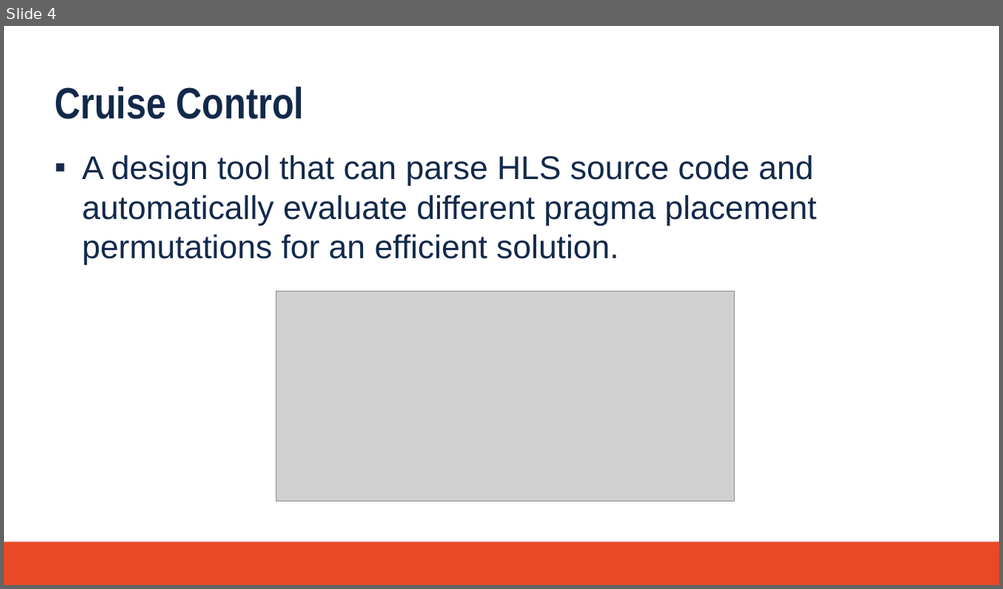
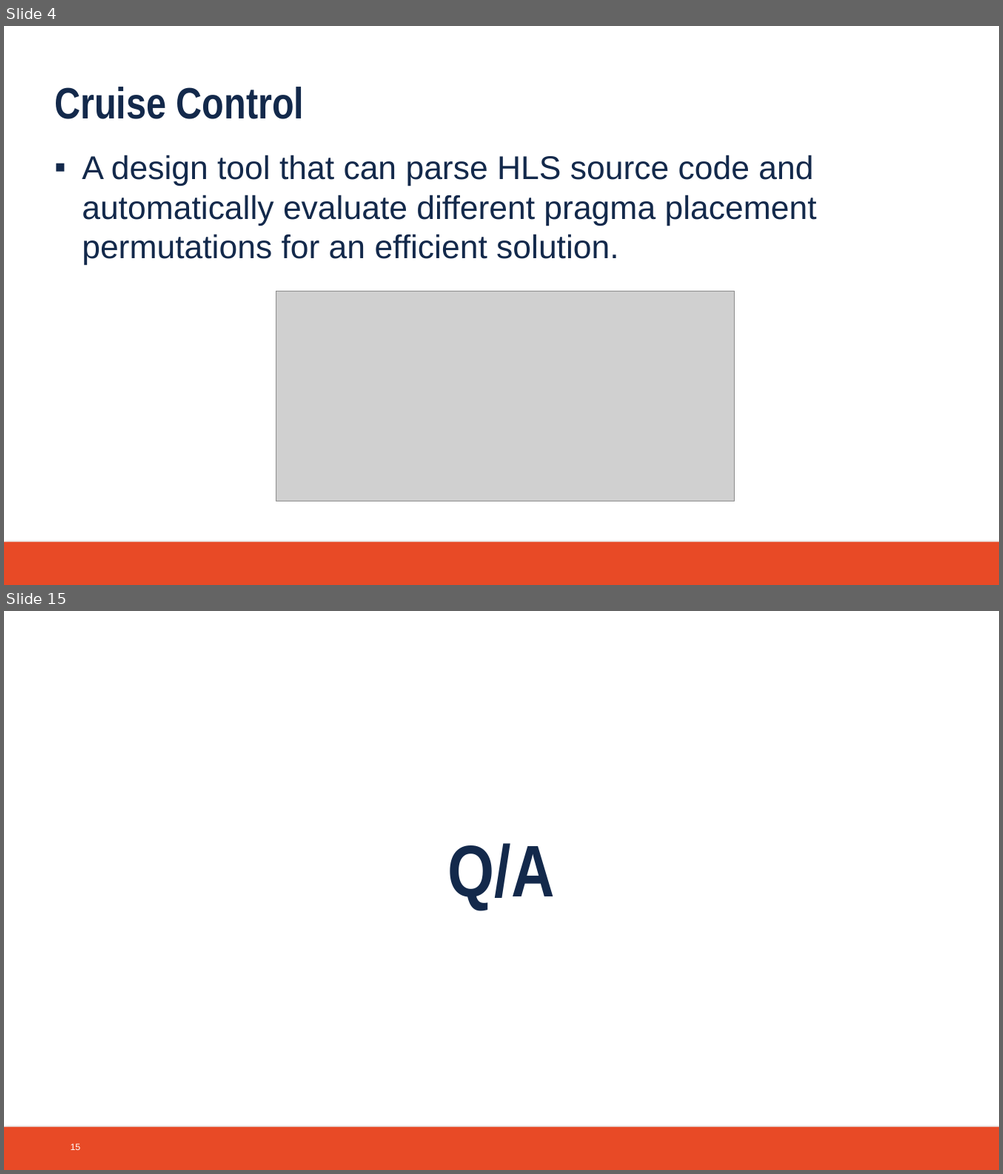
Before and after one commit to atsmith3/CruiseControl, a slide deck: Documentation/final_presentation.pptx. Shown one above the other, each under a label of ours: slide 4 before the commit, slides 4 and 15 after it; the slides between them are not shown. The pictures are 1003x589 and 1003x1174 pixels, drawn with LibreOffice and Linux fonts; fonts in the diff are those of the drawing; grey boxes stand for pictures; background and template pictures are left out. Boxes give left, top, right and bottom in pixels: in the first picture for what was removed or moved away, otherwise in the second. Text is boxed around its words. In the diff, an @@ line names an element or a change of style, - is before the commit and + after.

```diff
--- a/Documentation/final_presentation.pptx
+++ b/Documentation/final_presentation.pptx
@@ slide 15 added at (4, 611, 999, 1170), background #FFFFFF; not listed: 1 template element that a slide beside it also shows @@
@@ text added at (448, 843, 555, 910), 80 pt, text #13294B, bold @@
+Q/A
@@ page number added at (71, 1144, 81, 1150), 10 pt, text #FFFFFF @@
+15
```
Also in this commit, not shown: 8 slides changed, 2 other slides added.
